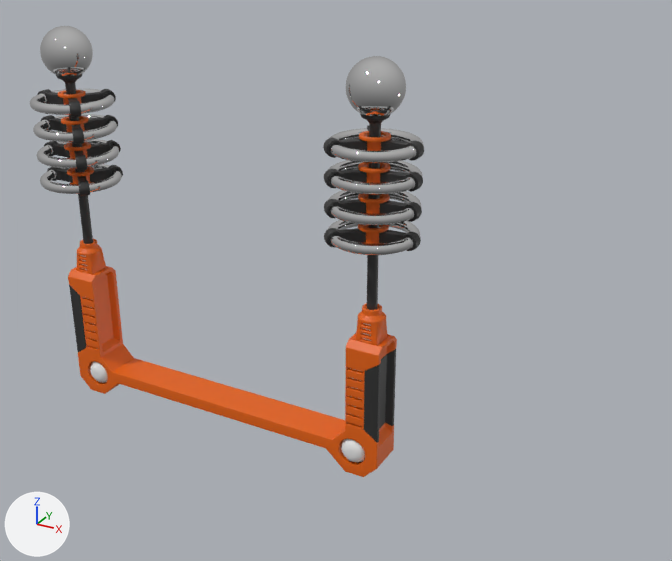
The FBX model Kenny StarRunner/Assets/Meshes/TeslaCoil/tesla_coils.fbx, before and after one commit.
The view is the same before and after, from a 50 mm lens placed at (9.52, -12.82, 8.88), pointed at (2.33, 0.24, 2.35). Arrows for +X, +Y and +Z are at lower left; the lights stay in place. The picture after the commit comes second. Where no turn or scale is listed for an object, it has been applied to the vertices. Vertices at exactly the same position are counted once.

The scene before the commit, as lines of its bpy script (objects in view):
```python
ob_cube_011 = bpy.data.objects.new('Cube.011', me_cube_013)
ob_cube_011.location = (0.0, 0.0, 0.0)
ob_cube_012 = bpy.data.objects.new('Cube.012', me_cube_016)
ob_cube_012.location = (0.0, 0.0, 0.0)
ob_cube_013 = bpy.data.objects.new('Cube.013', me_cube_017)
ob_cube_013.location = (0.0, 0.0, 0.0)
ob_cylinder = bpy.data.objects.new('Cylinder', me_cylinder_059)
ob_cylinder.location = (0.0, 0.0, 0.0)
ob_cylinder_061 = bpy.data.objects.new('Cylinder.061', me_cylinder_060)
ob_cylinder_061.location = (0.0, 0.0, 0.0)
ob_icosphere = bpy.data.objects.new('Icosphere', me_icosphere_001)
ob_icosphere.location = (0.0, 0.0, 0.0)
```
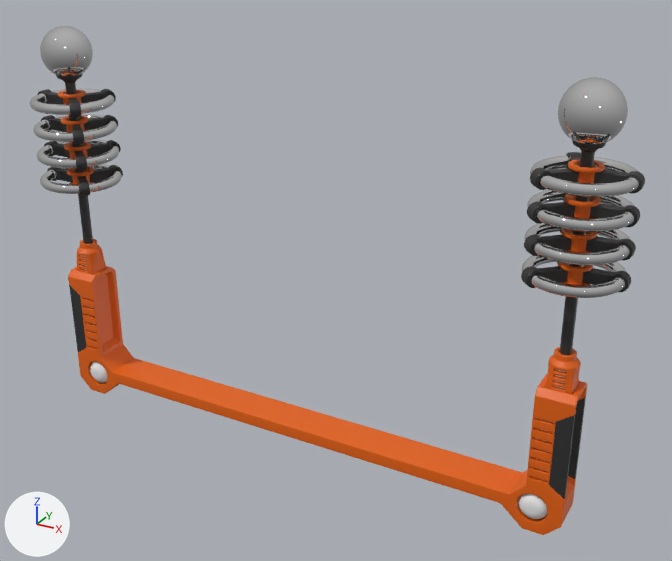
The newer file is also turned or shifted as a whole; pictures and numbers use the older file's frame.

Pixel boxes (x1, y1, x2, y2) of what changed, in the pictures (672 x 561 px; the box of a moved part takes in the faces that stretch with it):
'Cylinder.061', reshaped (56% wider, 26% taller): before (30, 89, 424, 255); after (30, 89, 645, 298)
'Cube.011', reshaped (58% wider, 27% taller): before (68, 266, 397, 477); after (68, 266, 587, 535)
'Icosphere', reshaped (60% wider, 32% taller): before (40, 26, 406, 116); after (40, 26, 628, 145)
'Cylinder', reshaped (64% wider, 18% taller): before (56, 73, 390, 346); after (56, 73, 606, 394)
'Cube.013', reshaped (58% wider, 35% taller): before (69, 285, 396, 443); after (69, 285, 586, 499)
'Cube.012', reshaped (66% wider, 56% taller): before (90, 361, 365, 462); after (90, 361, 548, 519)
part 1 of me_cube_017, moved or reshaped: before (364, 349, 396, 443); after (549, 396, 586, 499)
part 2 of me_cube_013, moved or reshaped: before (112, 358, 345, 448); after (112, 358, 522, 503)
part 3 of me_cube_013, moved or reshaped: before (326, 333, 397, 477); after (500, 373, 587, 535)
part 4 of me_icosphere_001, moved or reshaped: before (346, 56, 406, 116); after (558, 77, 628, 145)
part 5 of me_cylinder_060, moved or reshaped: before (327, 220, 421, 255); after (522, 255, 631, 298)
part 6 of me_cylinder_060, moved or reshaped: before (324, 228, 366, 248); after (521, 266, 568, 288)
part 7 of me_cylinder_060, moved or reshaped: before (328, 190, 422, 225); after (524, 223, 636, 265)
part 8 of me_cylinder_060, moved or reshaped: before (324, 199, 366, 218); after (524, 234, 572, 256)
part 9 of me_cylinder_060, moved or reshaped: before (328, 160, 423, 195); after (527, 190, 640, 232)
part 10 of me_cylinder_060, moved or reshaped: before (324, 169, 367, 188); after (527, 201, 575, 224)
part 11 of me_cylinder_060, moved or reshaped: before (329, 128, 424, 163); after (530, 156, 645, 197)
part 12 of me_cylinder_060, moved or reshaped: before (323, 138, 367, 158); after (530, 168, 579, 190)
part 13 of me_cylinder_060, moved or reshaped (not visible before): after (566, 152, 581, 161)
part 14 of me_cylinder_060, moved or reshaped: before (358, 224, 389, 244); after (558, 262, 593, 285)
part 15 of me_cylinder_060, moved or reshaped: before (358, 194, 390, 213); after (561, 229, 597, 252)
part 16 of me_cylinder_060, moved or reshaped: before (358, 162, 390, 183); after (564, 194, 601, 218)
part 17 of me_cylinder_060, moved or reshaped: before (359, 131, 391, 151); after (568, 159, 605, 183)
part 18 of me_cylinder_059, moved or reshaped: before (355, 114, 390, 346); after (545, 140, 606, 394)
part 19 of me_cube_016, moved or reshaped: before (341, 439, 365, 462); after (518, 494, 548, 519)

Diff of the bpy script that builds the scene:
```diff
--- a/Kenny StarRunner/Assets/Meshes/TeslaCoil/tesla_coils.fbx.py
+++ b/Kenny StarRunner/Assets/Meshes/TeslaCoil/tesla_coils.fbx.py
@@ me_icosphere_001 @@
-me_icosphere_001.from_pydata(...)  # 1284 vertices, 2560 faces; spans x -3.63..3.63, y -0.46..0.46, z 5.39..6.32
+me_icosphere_001.from_pydata(...)  # 1284 vertices, 2560 faces; spans x -3.63..6.96, y -0.46..0.46, z 5.39..6.32
+# me_icosphere_001 part 4: the loose piece of 642 vertices spanning x 2.7..3.63, y -0.46..0.46, z 5.39..6.32 is moved by (3.33, 0.0, 0.0)
 me_icosphere_001.materials.append(mat_metal)
@@ me_cube_016 @@
-me_cube_016.from_pydata(...)  # 896 vertices, 836 faces; spans x -3.25..3.25, y -0.4..0.4, z -0.91..-0.37
+me_cube_016.from_pydata(...)  # 896 vertices, 836 faces; spans x -3.25..6.58, y -0.4..0.4, z -0.91..-0.37
+# me_cube_016 part 19: the loose piece of 448 vertices spanning x 2.71..3.25, y -0.4..0.4, z -0.91..-0.37 is moved by (3.33, 0.0, 0.0)
 me_cube_016.materials.append(mat_lights)
@@ me_cube_017 @@
-me_cube_017.from_pydata(...)  # 416 vertices, 404 faces; spans x -3.48..3.48, y -0.35..0.35, z -0.29..1.27
+me_cube_017.from_pydata(...)  # 416 vertices, 404 faces; spans x -3.48..6.81, y -0.35..0.35, z -0.29..1.27
+# me_cube_017 part 1: the loose piece of 208 vertices spanning x 3.21..3.48, y -0.35..0.35, z -0.29..1.27 is moved by (3.33, 0.0, 0.0)
 me_cube_017.materials.append(mat_black)
@@ me_cylinder_060 @@
-me_cylinder_060.from_pydata(...)  # 25176 vertices, 24920 faces; spans x -3.98..3.98, y -0.76..0.77, z 3.29..5.11
+me_cylinder_060.from_pydata(...)  # 25176 vertices, 24920 faces; spans x -3.98..7.31, y -0.76..0.77, z 3.29..5.11
+# me_cylinder_060 part 5: the loose piece of 1059 vertices spanning x 2.4..3.98, y -0.76..0.77, z 3.31..3.59 is moved by (3.33, 0.0, 0.0)
+# me_cylinder_060 part 6: the loose piece of 404 vertices spanning x 2.51..3.14, y -0.62..-0.01, z 3.31..3.59 is moved by (3.33, 0.0, 0.0)
+# me_cylinder_060 part 7: the loose piece of 1059 vertices spanning x 2.4..3.98, y -0.76..0.77, z 3.81..4.09 is moved by (3.33, 0.0, 0.0)
+# me_cylinder_060 part 8: the loose piece of 404 vertices spanning x 2.51..3.14, y -0.62..-0.01, z 3.81..4.09 is moved by (3.33, 0.0, 0.0)
+# me_cylinder_060 part 9: the loose piece of 1059 vertices spanning x 2.4..3.98, y -0.76..0.77, z 4.31..4.59 is moved by (3.33, 0.0, 0.0)
+# me_cylinder_060 part 10: the loose piece of 404 vertices spanning x 2.51..3.14, y -0.62..-0.01, z 4.31..4.59 is moved by (3.33, 0.0, 0.0)
+# me_cylinder_060 part 11: the loose piece of 1059 vertices spanning x 2.4..3.98, y -0.76..0.77, z 4.81..5.09 is moved by (3.33, 0.0, 0.0)
+# me_cylinder_060 part 12: the loose piece of 404 vertices spanning x 2.51..3.14, y -0.62..-0.01, z 4.81..5.09 is moved by (3.33, 0.0, 0.0)
+# me_cylinder_060 part 13: the loose piece of 404 vertices spanning x 2.68..3.18, y 0.05..0.75, z 4.81..5.09 is moved by (3.33, 0.0, 0.0)
+# me_cylinder_060 part 14: the loose piece of 1280 vertices spanning x 2.91..3.41, y -0.25..0.26, z 3.29..3.61 is moved by (3.33, 0.0, 0.0)
+# me_cylinder_060 part 15: the loose piece of 1280 vertices spanning x 2.91..3.41, y -0.25..0.26, z 3.79..4.11 is moved by (3.33, 0.0, 0.0)
+# me_cylinder_060 part 16: the loose piece of 1280 vertices spanning x 2.91..3.41, y -0.25..0.26, z 4.29..4.61 is moved by (3.33, 0.0, 0.0)
+# me_cylinder_060 part 17: the loose piece of 1280 vertices spanning x 2.91..3.41, y -0.25..0.26, z 4.79..5.11 is moved by (3.33, 0.0, 0.0)
+# other edits to the shape of me_cylinder_060 do not show in these pictures
 me_cylinder_060.materials.append(mat_machine)
@@ me_cylinder_059 @@
-me_cylinder_059.from_pydata(...)  # 5680 vertices, 5568 faces; spans x -3.41..3.41, y -0.24..0.24, z 1.52..5.46
+me_cylinder_059.from_pydata(...)  # 5680 vertices, 5568 faces; spans x -3.41..6.74, y -0.24..0.24, z 1.52..5.46
+# me_cylinder_059 part 18: the loose piece of 2840 vertices spanning x 2.92..3.41, y -0.24..0.24, z 1.52..5.46 is moved by (3.33, 0.0, 0.0)
 me_cylinder_059.materials.append(mat_machine)
@@ me_cube_013 @@
-me_cube_013.from_pydata(...)  # 6428 vertices, 6140 faces; spans x -3.48..3.49, y -0.35..0.35, z -1.1..1.56
+me_cube_013.from_pydata(...)  # 6428 vertices, 6140 faces; spans x -3.48..6.82, y -0.35..0.35, z -1.1..1.56
+# me_cube_013 part 2: all 18 vertices in x 0.0, y -0.35..0.35, z -0.74..-0.51 are moved by (1.66, 0.0, 0.0)
+# me_cube_013 part 3: all 3205 vertices in x 2.44..3.49, y -0.35..0.35, z -1.1..1.56 are moved by (3.33, 0.0, 0.0)
 me_cube_013.materials.append(mat_machine)
```
